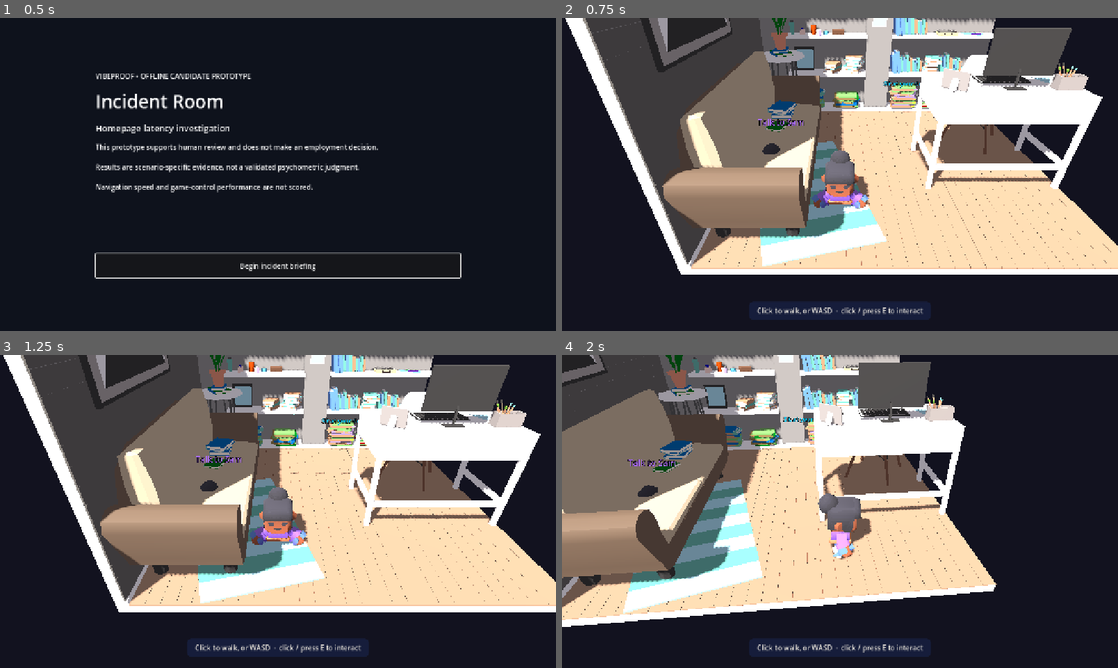
Above: before the commit, frames 1-4 (two rows, left to right).
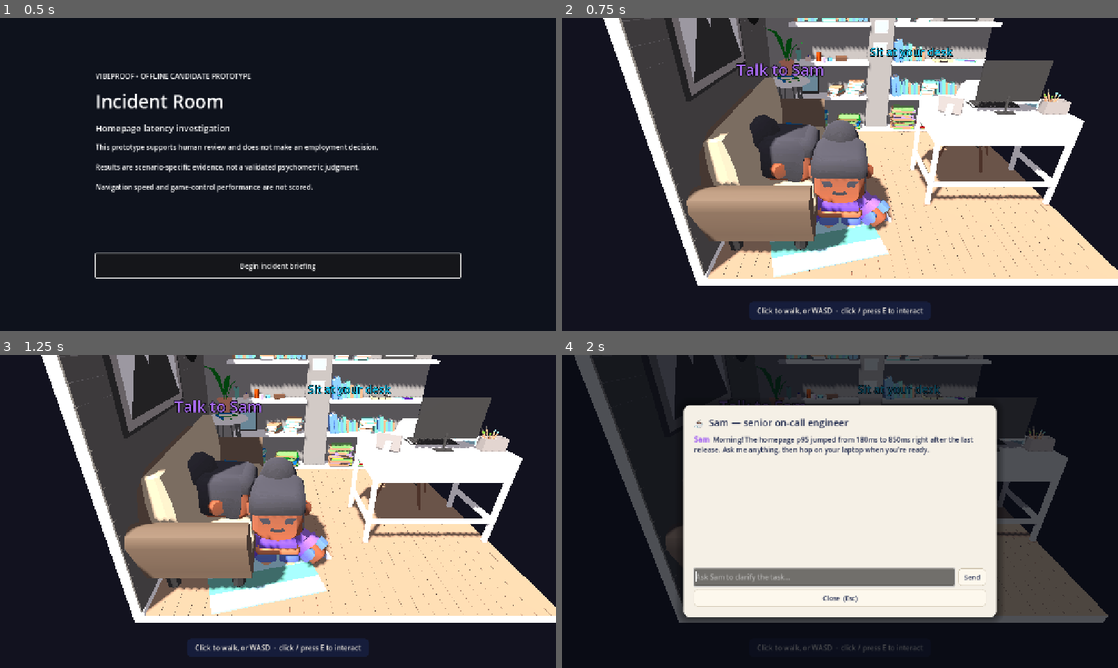
Above: after the commit, the same moments.

Repository: mengfoong-dev/codex-candidate-assesment-system
Game: Godot game, scene res://scenes/main/main.tscn
Same seed, same stepped clock (60 frames per second), same inputs: the game is played once before the commit and once after it.
Inputs (mouse positions are in pixels of both pictures, inside the frame that each line leads up to):
- Up to frame 1 (0.5 s): no input
- Up to frame 2 (0.75 s): click "Begin incident briefing" at 0.5 s
- Up to frame 3 (1.25 s): no input
- Up to frame 4 (2 s): tap Enter at 1.25 s; move the mouse to (962, 495) at 1.27 s; hold D (move_right) from 1.28 s (still down); tap E (interact) at 1.35 s; click (962, 495) at 1.42 s

Frame 1 is identical in both runs. In frame 2, 46% of the frame differs, in the area x 0-100%, y 0-86%; in frame 3, 46%; in frame 4, 71%, in the area x 0-99%, y 0-97%.

Commit message:
fix: scale-match Office Room 15 to the character
The office furniture dwarfed the human at the old scale. Shrink the room to ~0.011
(a realistic ~5.5m personal office) so the desk/couch/shelves are human-proportioned,
and retune to suit: tighter follow-camera offset, collision walls at the smaller
bounds, closer player spawn + senior placement, and a slower movement speed.

Diff:
--- a/apps/incident-room/scenes/room/incident_room.tscn
+++ b/apps/incident-room/scenes/room/incident_room.tscn
@@ -17,7 +17,7 @@
 size = Vector3(12, 0.2, 12)
 
 [sub_resource type="BoxShape3D" id="WallShape"]
-size = Vector3(12, 3, 0.4)
+size = Vector3(6, 3, 0.4)
 
 [node name="IncidentRoom" type="Node3D"]
 
@@ -31,14 +31,16 @@
 shadow_enabled = true
 
 [node name="Camera3D" type="Camera3D" parent="."]
-transform = Transform3D(1, 0, 0, 0, 0.83, 0.56, 0, -0.56, 0.83, -1.5, 5.55, 9.3)
+transform = Transform3D(1, 0, 0, 0, 0.77, 0.64, 0, -0.64, 0.77, -0.9, 3.25, 5.4)
 fov = 55.0
 current = true
 script = ExtResource("17_cam")
 target_path = NodePath("../Player")
+offset = Vector3(0, 3.2, 3.8)
+look_height = 1.0
 
 [node name="OfficeRoom15" parent="." instance=ExtResource("18_room")]
-transform = Transform3D(0.02, 0, 0, 0, 0.02, 0, 0, 0, 0.02, 0, 0, 0)
+transform = Transform3D(0.011, 0, 0, 0, 0.011, 0, 0, 0, 0.011, 0, 0, 0)
 
 [node name="Architecture" type="Node3D" parent="."]
 
@@ -51,23 +53,23 @@
 [node name="Walls" type="StaticBody3D" parent="Architecture"]
 
 [node name="RearCollision" type="CollisionShape3D" parent="Architecture/Walls"]
-position = Vector3(0, 1.5, -4.8)
+position = Vector3(0, 1.5, -2.65)
 shape = SubResource("WallShape")
 
 [node name="FrontCollision" type="CollisionShape3D" parent="Architecture/Walls"]
-position = Vector3(0, 1.5, 4.8)
+position = Vector3(0, 1.5, 2.65)
 shape = SubResource("WallShape")
 
 [node name="LeftCollision" type="CollisionShape3D" parent="Architecture/Walls"]
-transform = Transform3D(0, 0, 1, 0, 1, 0, -1, 0, 0, -4.8, 1.5, 0)
+transform = Transform3D(0, 0, 1, 0, 1, 0, -1, 0, 0, -2.65, 1.5, 0)
 shape = SubResource("WallShape")
 
 [node name="RightCollision" type="CollisionShape3D" parent="Architecture/Walls"]
-transform = Transform3D(0, 0, 1, 0, 1, 0, -1, 0, 0, 4.8, 1.5, 0)
+transform = Transform3D(0, 0, 1, 0, 1, 0, -1, 0, 0, 2.65, 1.5, 0)
 shape = SubResource("WallShape")
 
 [node name="Senior" type="Node3D" parent="."]
-transform = Transform3D(0, 0, 1, 0, 1, 0, -1, 0, 0, -3.0, 0.05, 2.2)
+transform = Transform3D(0, 0, 1, 0, 1, 0, -1, 0, 0, -1.7, 0.05, 1.2)
 
 [node name="Body" parent="Senior" instance=ExtResource("8_senior")]
 
@@ -77,7 +79,7 @@
 accent_color = Color(0.66, 0.42, 0.94, 1)
 
 [node name="MyDesk" type="Node3D" parent="."]
-transform = Transform3D(1, 0, 0, 0, 1, 0, 0, 0, 1, 0.8, 0, -1.2)
+transform = Transform3D(1, 0, 0, 0, 1, 0, 0, 0, 1, 0.45, 0, -0.7)
 
 [node name="Trigger" parent="MyDesk" instance=ExtResource("2_station")]
 station_id = "my_desk"
@@ -85,5 +87,6 @@
 accent_color = Color(0.1, 0.78, 0.95, 1)
 
 [node name="Player" parent="." instance=ExtResource("1_player")]
-position = Vector3(-1.5, 0.05, 2.8)
+position = Vector3(-0.9, 0.05, 1.6)
 camera_path = NodePath("../Camera3D")
+movement_speed = 2.8
